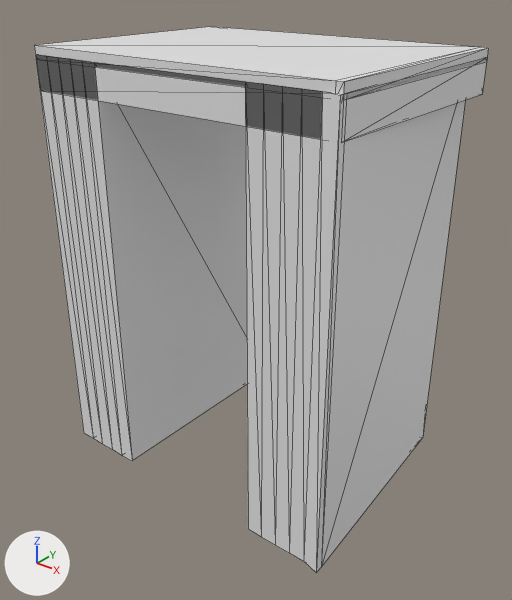
The glTF model models/utrecht/utrecht-brug-97fb2861/utrecht-brug-97fb2861.glb as it was, and as the next commit left it.
Rendered twice from a camera (50 mm lens) standing at (10.49, -13.22, 2.62) and looking at (0.16, -0.31, -5.38). Every picture has the same lights, and +X, +Y and +Z are marked at lower left. The older version comes first. Mesh edges are drawn as thin lines. Vertices at exactly the same position are counted once.

The older version as bpy lines, for what is in view:
```python
me_dek = bpy.data.meshes.new('dek')
me_dek.from_pydata(...)  # 12 vertices, 20 faces; spans x -4.16..4.16, y -3.02..3.02, z -0.21..0.59
me_landhoofd__aangenomen = bpy.data.meshes.new('landhoofd (aangenomen)')
me_landhoofd__aangenomen.from_pydata(...)  # 24 vertices, 44 faces; spans x -4.16..-2.08, y -3.02..3.01, z -10.0..0.59
me_landhoofd__aangenomen__2 = bpy.data.meshes.new('landhoofd (aangenomen) 2')
me_landhoofd__aangenomen__2.from_pydata(...)  # 24 vertices, 44 faces; spans x 2.08..4.16, y -3.11..2.99, z -10.0..0.59
me_voetpad = bpy.data.meshes.new('voetpad')
me_voetpad.from_pydata(...)  # 12 vertices, 20 faces; spans x -4.16..4.16, y -3.02..3.02, z 0.49..0.79
ob_road_dek = bpy.data.objects.new('road:dek', me_dek)
ob_road_dek.location = (0.0, 0.0, 0.0)
ob_road_landhoofd__aangenomen = bpy.data.objects.new('road:landhoofd (aangenomen)', me_landhoofd__aangenomen)
ob_road_landhoofd__aangenomen.location = (0.0, 0.0, 0.0)
ob_road_landhoofd__aangenomen__2 = bpy.data.objects.new('road:landhoofd (aangenomen) 2', me_landhoofd__aangenomen__2)
ob_road_landhoofd__aangenomen__2.location = (0.0, 0.0, 0.0)
ob_road_voetpad = bpy.data.objects.new('road:voetpad', me_voetpad)
ob_road_voetpad.location = (0.0, 0.0, 0.0)
```
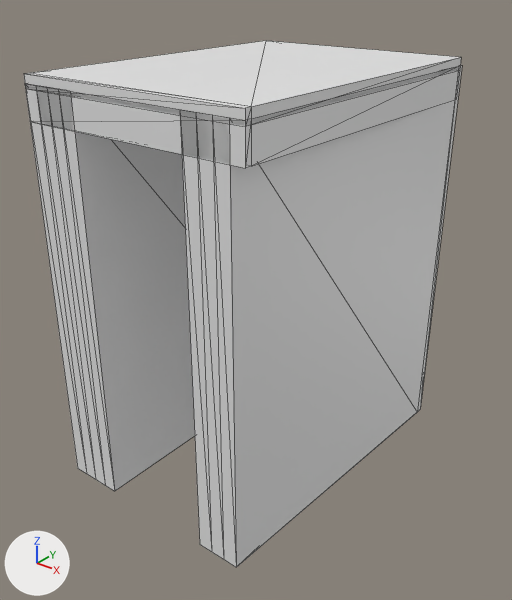
Boxes [x1, y1, x2, y2] around the edits, measured in the pictures (512 x 600 px):
'road:landhoofd (aangenomen) 2', reshaped (28% wider)
    before: [245, 81, 465, 573]
    after: [180, 65, 462, 567]
'road:landhoofd (aangenomen)', reshaped
    before: [35, 54, 247, 461]
    after: [30, 86, 195, 491]
'road:voetpad', moved, turned
    before: [34, 27, 488, 98]
    after: [24, 41, 461, 126]
'road:dek', moved, turned
    before: [36, 55, 487, 142]
    after: [25, 66, 458, 168]

The change in detail:
me_dek is used by ob_road_dek; location (0.0, 0.0, 0.0).
me_dek had 12 vertices, 20 faces and spanned x -4.16..4.16, y -3.02..3.02, z -0.21..0.59.
me_dek now has 12 vertices, 20 faces and spans x -3.02..3.02, y -4.16..4.16, z -0.61..0.19.
me_dek part 1: the whole mesh is turned -90 degrees about the z axis through its middle, then moved by (0.0, 0.0, -0.4).
me_voetpad is used by ob_road_voetpad; location (0.0, 0.0, 0.0).
me_voetpad had 12 vertices, 20 faces and spanned x -4.16..4.16, y -3.02..3.02, z 0.49..0.79.
me_voetpad now has 12 vertices, 20 faces and spans x -3.02..3.02, y -4.16..4.16, z 0.09..0.39.
me_voetpad part 2: the whole mesh is turned -90 degrees about the z axis through its middle, then moved by (0.0, 0.0, -0.4).
me_landhoofd__aangenomen is used by ob_road_landhoofd__aangenomen; location (0.0, 0.0, 0.0).
me_landhoofd__aangenomen had 24 vertices, 44 faces and spanned x -4.16..-2.08, y -3.02..3.01, z -10.0..0.59.
me_landhoofd__aangenomen now has 20 vertices, 36 faces and spans x -3.02..-1.51, y -4.15..4.14, z -10.0..0.19.
me_landhoofd__aangenomen part 3: the whole mesh is rebuilt.
me_landhoofd__aangenomen__2 is used by ob_road_landhoofd__aangenomen__2; location (0.0, 0.0, 0.0).
me_landhoofd__aangenomen__2 had 24 vertices, 44 faces and spanned x 2.08..4.16, y -3.11..2.99, z -10.0..0.59.
me_landhoofd__aangenomen__2 now has 20 vertices, 36 faces and spans x 1.51..3.02, y -4.13..4.26, z -10.0..0.19.
me_landhoofd__aangenomen__2 part 4: the whole mesh is rebuilt.
